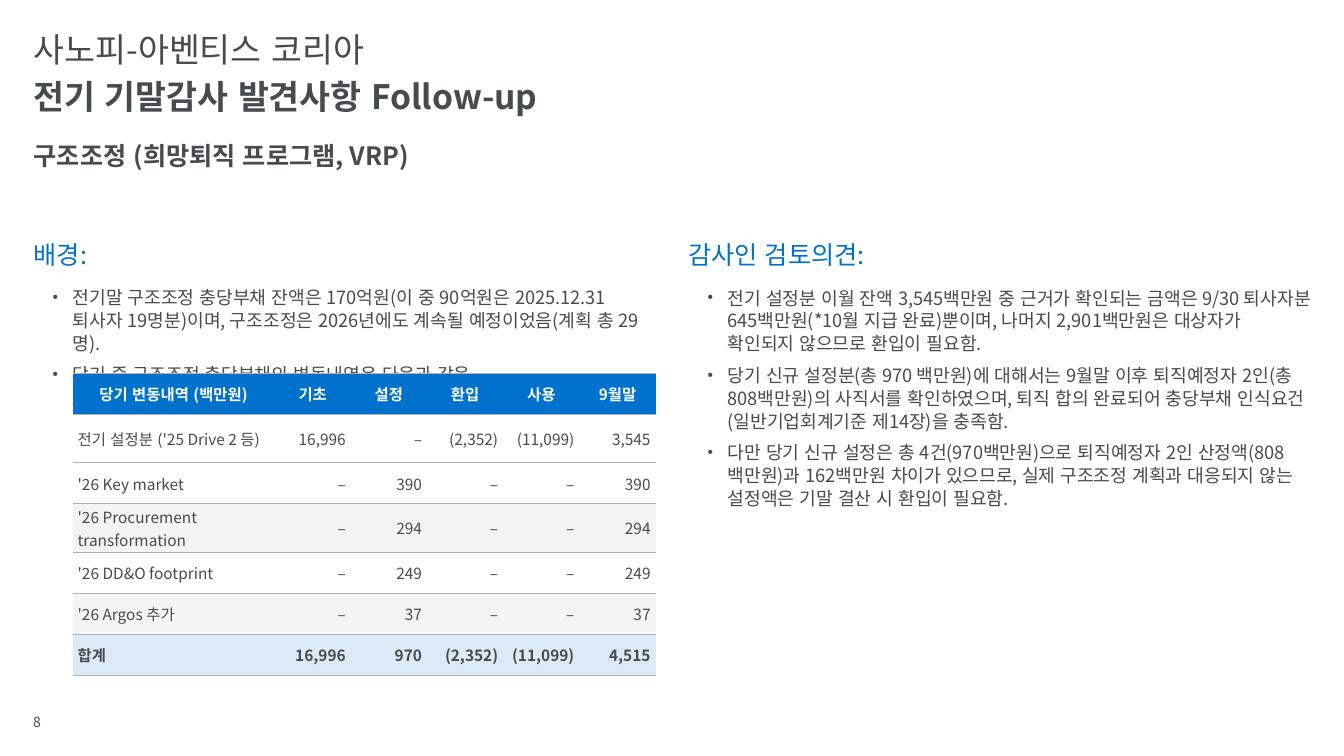
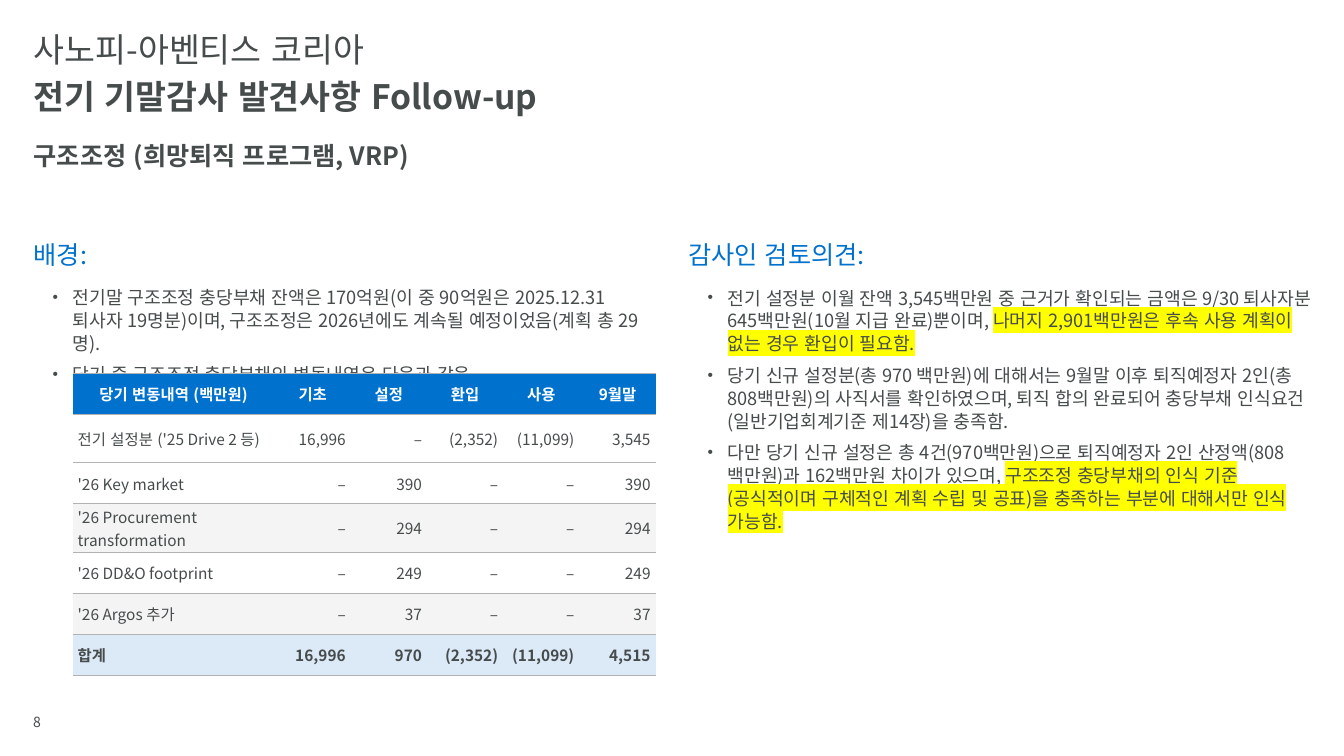
Before and after one commit to hansesle-maker/code, a slide deck: slide 8 of deliverables/SAK_FY2026_Interim_Closing_KO.pptx. Drawn at 1344x756 pixels with LibreOffice and Linux fonts; fonts in the diff are those of the drawing; background and template pictures are left out. Boxes give left, top, right and bottom in pixels: in the first picture for what was removed or moved away, otherwise in the second. Text is boxed around its words. In the diff, an @@ line names an element or a change of style, - is before the commit and + after.

```diff
--- a/deliverables/SAK_FY2026_Interim_Closing_KO.pptx
+++ b/deliverables/SAK_FY2026_Interim_Closing_KO.pptx
@@ text at (x1=728, y1=290, x2=1311, y2=352): text changed @@
-  • 전기 설정분 이월 잔액 3,545백만원 중 근거가 확인되는 금액은 9/30 퇴사자분 645백만원(*10월 지급 완료)뿐이며, 나머지 2,901백만원은 대상자가 확인되지 않으므로 환입이 필요함.
+  • 전기 설정분 이월 잔액 3,545백만원 중 근거가 확인되는 금액은 9/30 퇴사자분 645백만원(10월 지급 완료)뿐이며, 나머지 2,901백만원은 후속 사용 계획이 없는 경우 환입이 필요함.
@@ text at (x1=728, y1=444, x2=1286, y2=530): text changed @@
-  • 다만 당기 신규 설정은 총 4건(970백만원)으로 퇴직예정자 2인 산정액(808백만원)과 162백만원 차이가 있으므로, 실제 구조조정 계획과 대응되지 않는 설정액은 기말 결산 시 환입이 필요함.
+  • 다만 당기 신규 설정은 총 4건(970백만원)으로 퇴직예정자 2인 산정액(808백만원)과 162백만원 차이가 있으며, 구조조정 충당부채의 인식 기준(공식적이며 구체적인 계획 수립 및 공표)을 충족하는 부분에 대해서만 인식 가능함.
```
Also in this commit, not shown: 4 other slides changed, 1 other file.
